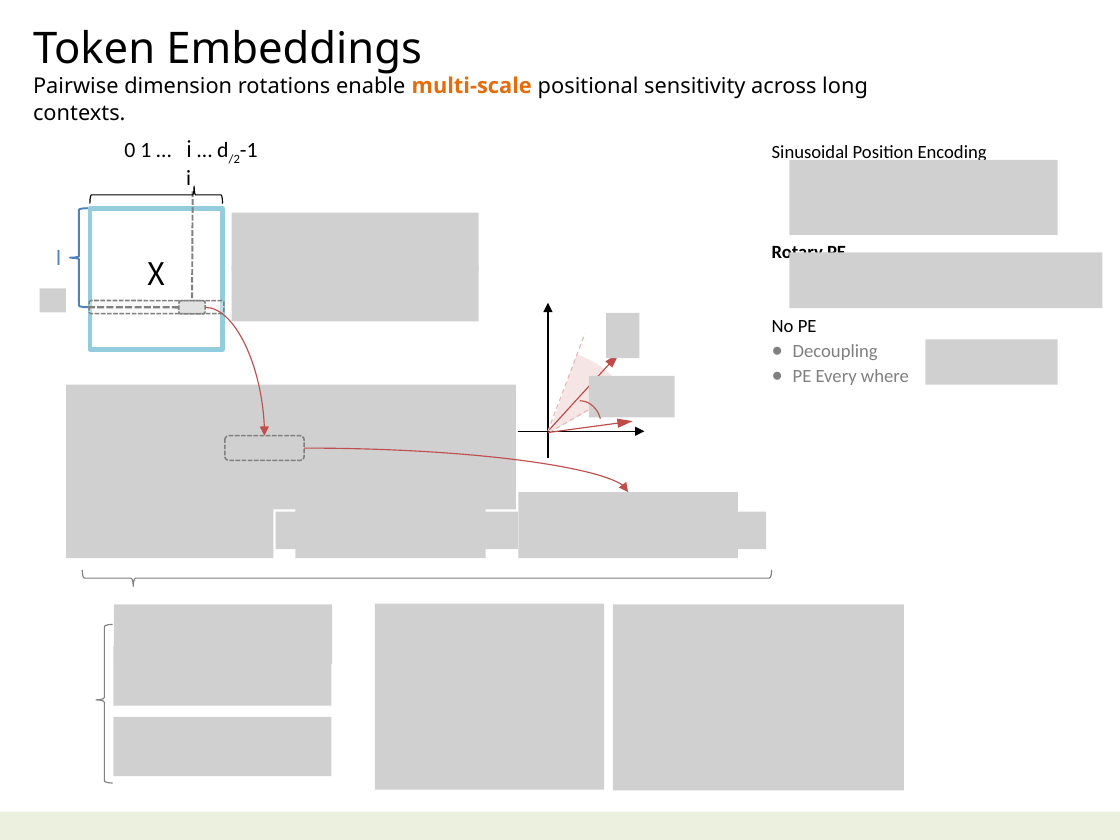
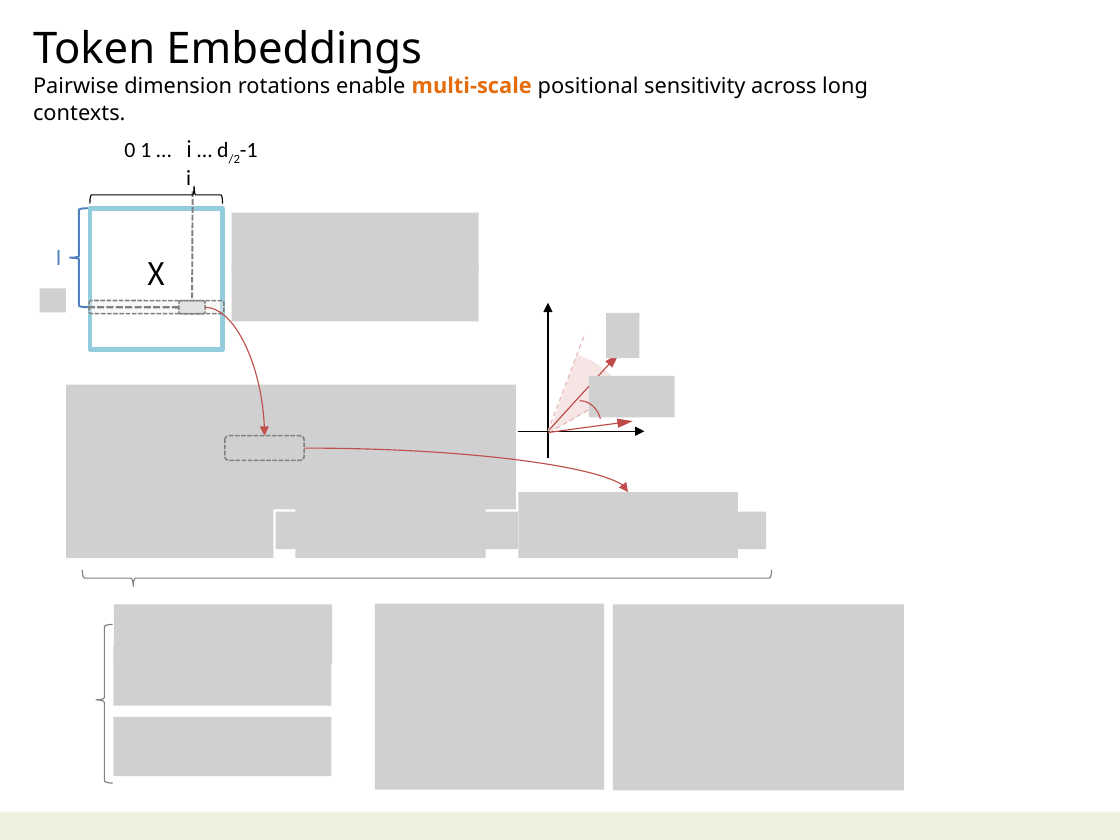
Before and after one commit to navibator/crazy-ai, a slide deck: slide 11 of ai-gemma.pptx. Drawn at 1120x840 pixels with LibreOffice and Linux fonts; fonts in the diff are those of the drawing; grey boxes stand for pictures; background and template pictures are left out. Boxes give left, top, right and bottom in pixels: in the first picture for what was removed or moved away, otherwise in the second. Text is boxed around its words. In the diff, an @@ line names an element or a change of style, - is before the commit and + after.

```diff
--- a/ai-gemma.pptx
+++ b/ai-gemma.pptx
@@ group removed at (x1=772, y1=145, x2=1103, y2=385): 3 pictures, 1 text @@
-Sinusoidal Position Encoding
-Rotary PE
-No PE
-● Decoupling
-● PE Every where
```
Also in this commit, not shown: 3 other slides changed, 1 other file.
